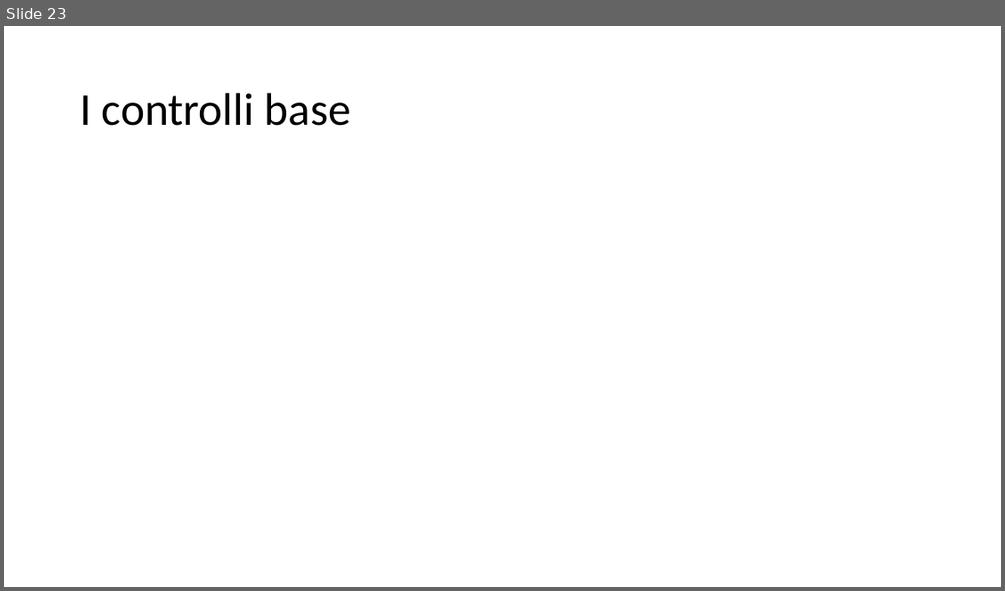
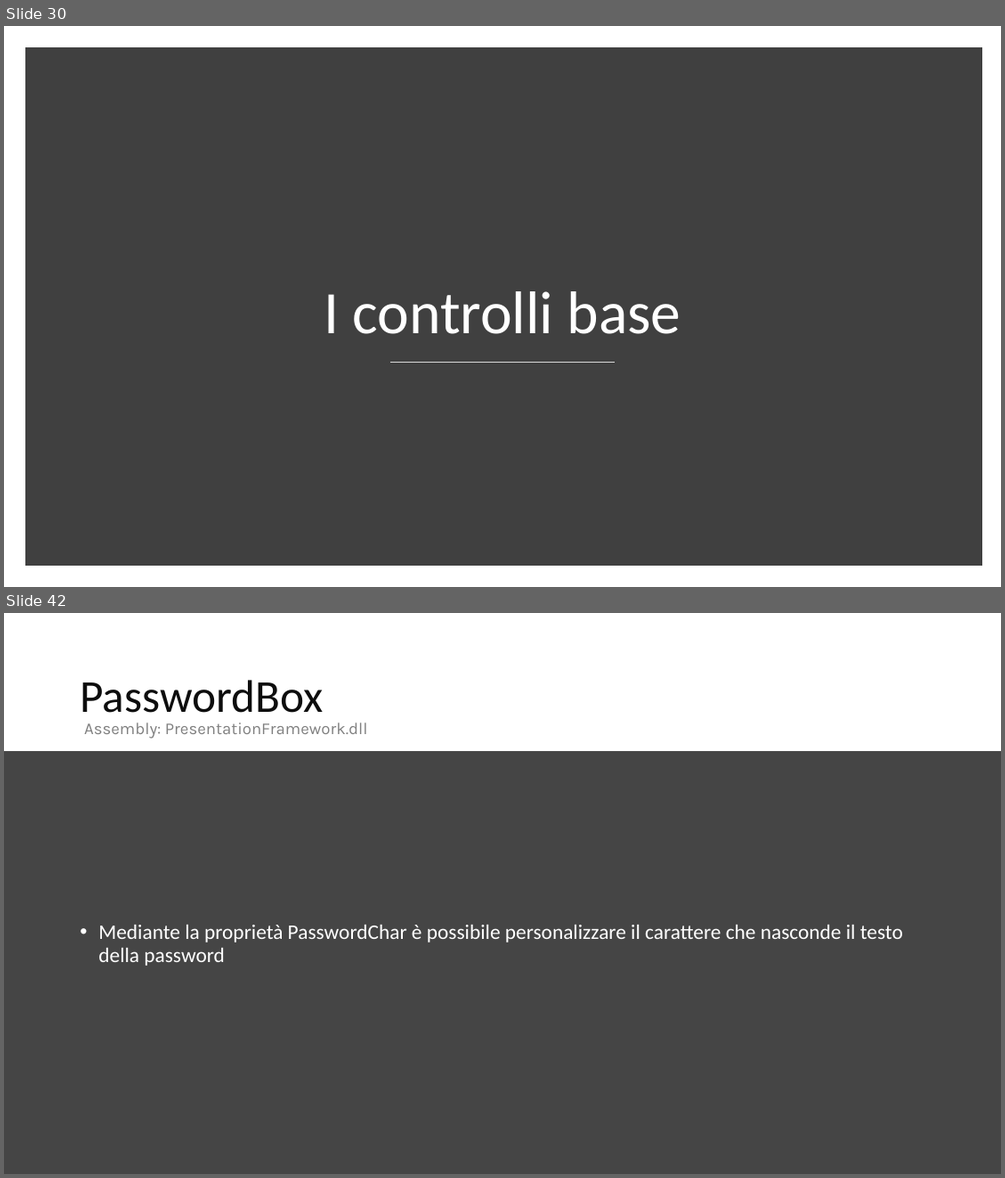
Before and after one commit to danieleromanazzi/wpf-tutorial, a slide deck: wpf-tutorial.pptx. Shown one above the other, each under a label of ours: slide 23 before the commit, slides 30 and 42 after it; the slides between them are not shown. The pictures are 1005x591 and 1005x1178 pixels, drawn with LibreOffice and Linux fonts; fonts in the diff are those of the drawing. Boxes give left, top, right and bottom in pixels: in the first picture for what was removed or moved away, otherwise in the second. Text is boxed around its words. In the diff, an @@ line names an element or a change of style, - is before the commit and + after.

```diff
--- a/wpf-tutorial.pptx
+++ b/wpf-tutorial.pptx
@@ slide 42 added at (4, 613, 1001, 1174), background #454545 @@
@@ rectangle added at (4, 613, 1001, 751), fill #FFFFFF @@
@@ title added at (80, 680, 324, 713), 44 pt, text #0D0D0D @@
+PasswordBox
@@ text added at (84, 722, 368, 738), 16 pt, text #808080 @@
+Assembly: PresentationFramework.dll
@@ rectangle added at (4, 751, 1001, 1174), fill #454545 @@
@@ text added at (98, 925, 903, 965), 20 pt, text #FFFFFF @@
+• Mediante la proprietà PasswordChar è possibile personalizzare il carattere che nasconde il testo della password
@@ what was slide 23 is now slide 30 @@
@@ slide 30 changed as well @@
@@ rectangle added at (30, 52, 977, 561), fill #404040, outline #404040 10 pt @@
@@ title "I controlli base": place and size @@
-title "I controlli base" at (80, 93, 351, 126)
+title "I controlli base" at (324, 291, 681, 334)
@@ title "I controlli base" at (324, 291, 681, 334): size 44 to 58 pt, text colour #000000 to #FFFFFF; alignment left to centre; vertical alignment middle to bottom @@
@@ line added from (390, 362) to (615, 362), #D9D9D9 1 pt @@
```
Also in this commit, not shown: 16 other slides changed, 56 other slides added, 4 slides removed, 3 other files.
